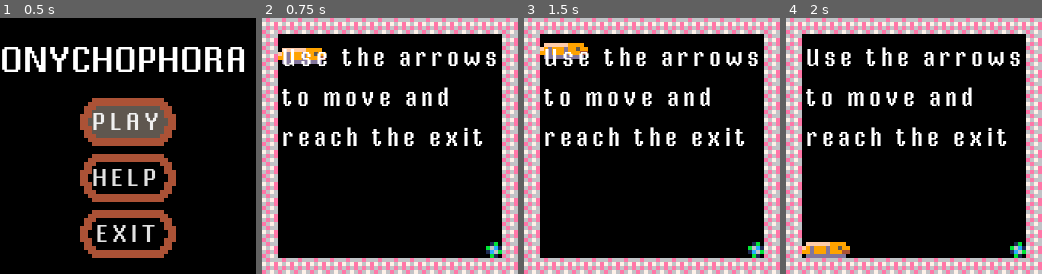
Above: before the commit, frames 1-4 (left to right).
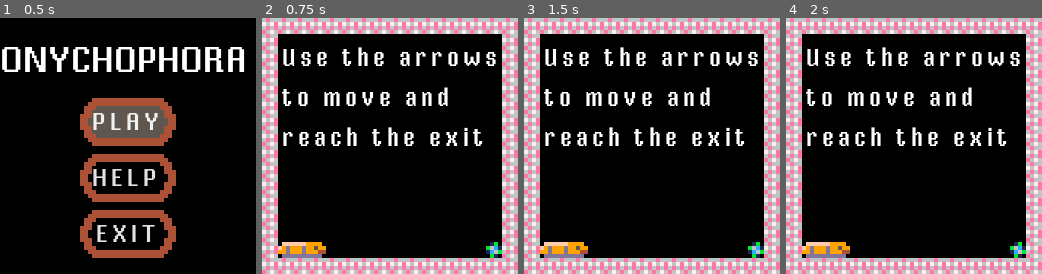
Above: after the commit, the same moments.

Repository: renato-grottesi/onychophora
Game: Godot game, scene res://ui/MainScreen.tscn
The game is run twice, just before and just after one commit, with the same random seed, the same clock (stepped at 60 frames per second) and the same inputs.
Inputs:
- Up to frame 1 (0.5 s): no input
- Up to frame 2 (0.75 s): click "PLAY" at 0.5 s
- Up to frame 3 (1.5 s): tap Enter at 1.25 s; hold Right from 1.28 s (still down); tap R at 1.35 s
- Up to frame 4 (2 s): keep holding Right

Frame 1 is identical in both runs. In frame 2, 1.9% of the frame differs, in the area x 6-25%, y 11-94%; in frame 3, 2.0%, in the area x 6-25%, y 9-94%; in frame 4, nothing differs.

Commit message:
minor bug fix
removing an initial unintented animation and fix the buried check

Diff:
--- a/levels/Level5.tscn
+++ b/levels/Level5.tscn
@@ -2,7 +2,7 @@
 
 [ext_resource path="res://levels/Level0.tscn" type="PackedScene" id=1]
 
-[node name="Level5" index="0" instance=ExtResource( 1 )]
+[node name="Level5" instance=ExtResource( 1 )]
 
 next_level = 6
 head = Vector2( 1, 10 )
--- a/levels/Level7.tscn
+++ b/levels/Level7.tscn
@@ -2,7 +2,7 @@
 
 [ext_resource path="res://levels/Level0.tscn" type="PackedScene" id=1]
 
-[node name="Level7" instance=ExtResource( 1 )]
+[node name="Level7" index="0" instance=ExtResource( 1 )]
 
 next_level = 8
 head = Vector2( 1, 13 )
@@ -13,4 +13,4 @@
 
 [node name="Resources" parent="Worm" index="2"]
 
-tile_data = PoolIntArray( 655374, 4, 0, 851974, 7, 0, 917509, 9, 0, 917510, 9, 0, 917511, 9, 0, 917512, 9, 0, 917513, 9, 0, 917514, 9, 0, 917515, 9, 0, 917516, 9, 0 )
+tile_data = PoolIntArray( 655374, 4, 0, 851973, 7, 0, 917509, 9, 0, 917510, 9, 0, 917511, 9, 0, 917512, 9, 0, 917513, 9, 0, 917514, 9, 0, 917515, 9, 0, 917516, 9, 0 )
--- a/ui/MainScreen.tscn
+++ b/ui/MainScreen.tscn
@@ -13,7 +13,7 @@
 light_mode = 0
 _sections_unfolded = [ "Resource" ]
 
-[node name="Node2D" type="Node2D"]
+[node name="Node2D" type="Node2D" index="0"]
 
 script = ExtResource( 1 )
 
--- a/ui/font.tres
+++ b/ui/font.tres
@@ -5,7 +5,7 @@
 [resource]
 
 size = 6
-use_mipmaps = true
+use_mipmaps = false
 use_filter = false
 extra_spacing_top = 1
 extra_spacing_char = 1
--- a/worm/worm.gd
+++ b/worm/worm.gd
@@ -30,8 +30,6 @@
 	door = $Map.tile_set.find_tile_by_name("door")
 	food = $Map.tile_set.find_tile_by_name("food")
 	mold = $Map.tile_set.find_tile_by_name("mold")
-
-	for i in range(1, 16): fall()
 
 func set_sections(new_sections):
 	sections.clear()
@@ -63,6 +61,9 @@
 			worm_falling=0
 			$body.position.y=0
 			fall()
+	elif not check_win():
+		check_buried()
+		check_stuck()
 
 func _unhandled_input(event):
 	if dead:
@@ -94,9 +95,6 @@
 					eat_soil(new_head)
 				fall()
 				draw()
-				if not check_win():
-					check_buried()
-					check_stuck()
 
 func check_stuck():
 	var h = sections.back()
